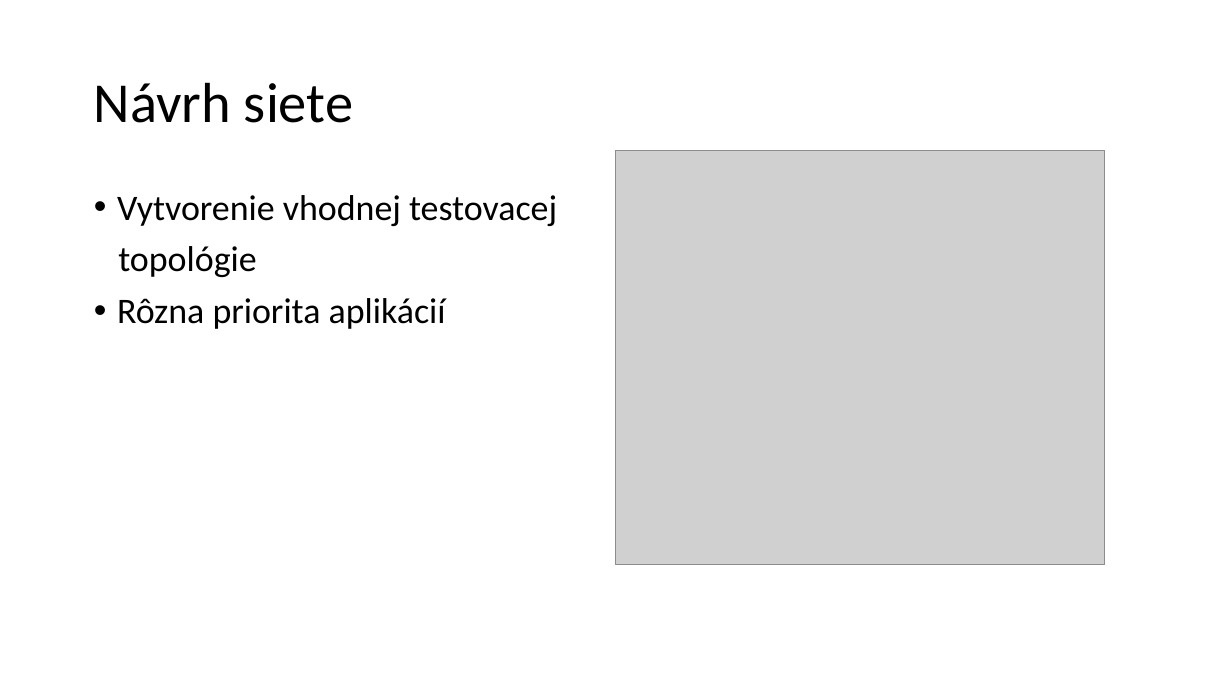
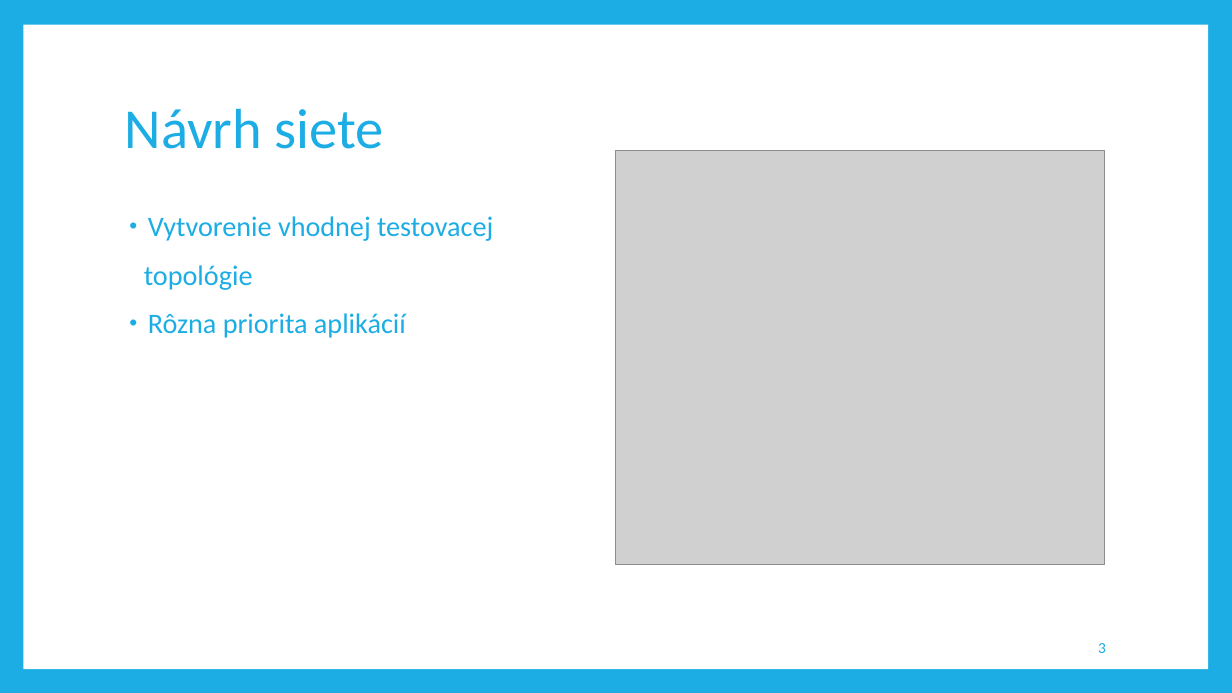
Before and after one commit to aks-2017/semestralne-zadania-semestralne-zadanie-72229-72280-72424, a slide deck: slide 3 of docs/prezentacia.pptx. Drawn at 1232x693 pixels with LibreOffice and Linux fonts; fonts in the diff are those of the drawing; grey boxes stand for pictures. Boxes give left, top, right and bottom in pixels: in the first picture for what was removed or moved away, otherwise in the second. Text is boxed around its words. In the diff, an @@ line names an element or a change of style, - is before the commit and + after.

Commit message:
Add names and theme to prezentacia.pptx

```diff
--- a/docs/prezentacia.pptx
+++ b/docs/prezentacia.pptx
@@ background #FFFFFF to #1CADE4 @@
@@ rectangle added at bbox=[23, 25, 1208, 669], fill #FFFFFF @@
@@ title "Návrh siete": place and size @@
-title "Návrh siete" at bbox=[94, 82, 353, 123]
+title "Návrh siete" at bbox=[125, 108, 384, 149]
@@ title "Návrh siete" at bbox=[125, 108, 384, 149]: text colour #000000 to #1CADE4 @@
@@ text "Vytvorenie vhodnej testovacej": place and size @@
-text "Vytvorenie vhodnej testovacej" at bbox=[117, 195, 557, 329]
+text "Vytvorenie vhodnej testovacej" at bbox=[144, 216, 493, 338]
@@ text "Vytvorenie vhodnej testovacej" at bbox=[144, 216, 493, 338]: size 28 to 22 pt, text colour #000000 to #1CADE4; indent changed; more space between paragraphs @@
@@ page number added at bbox=[1098, 643, 1106, 653], 12 pt, text #1CADE4 @@
+3
```
Also in this commit, not shown: 9 other slides changed.
